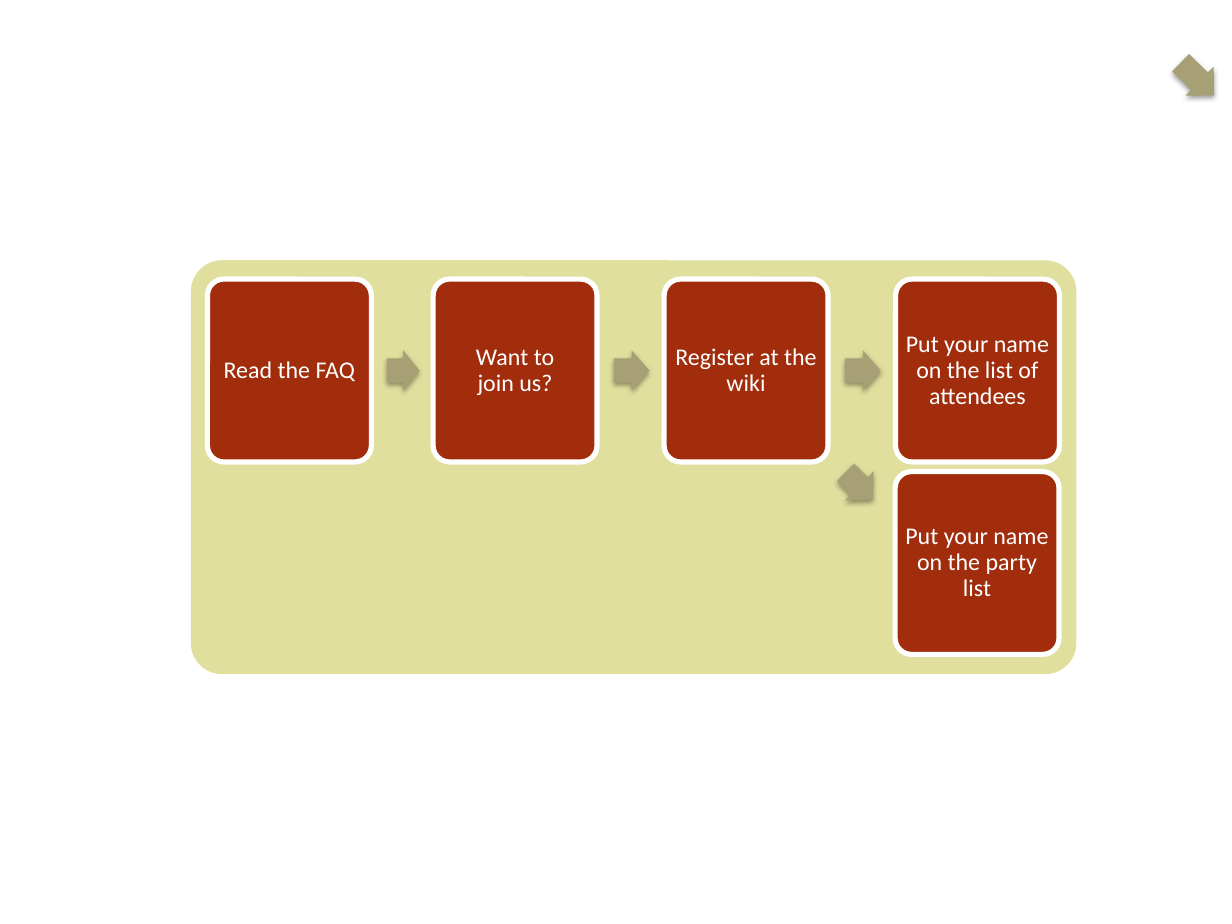
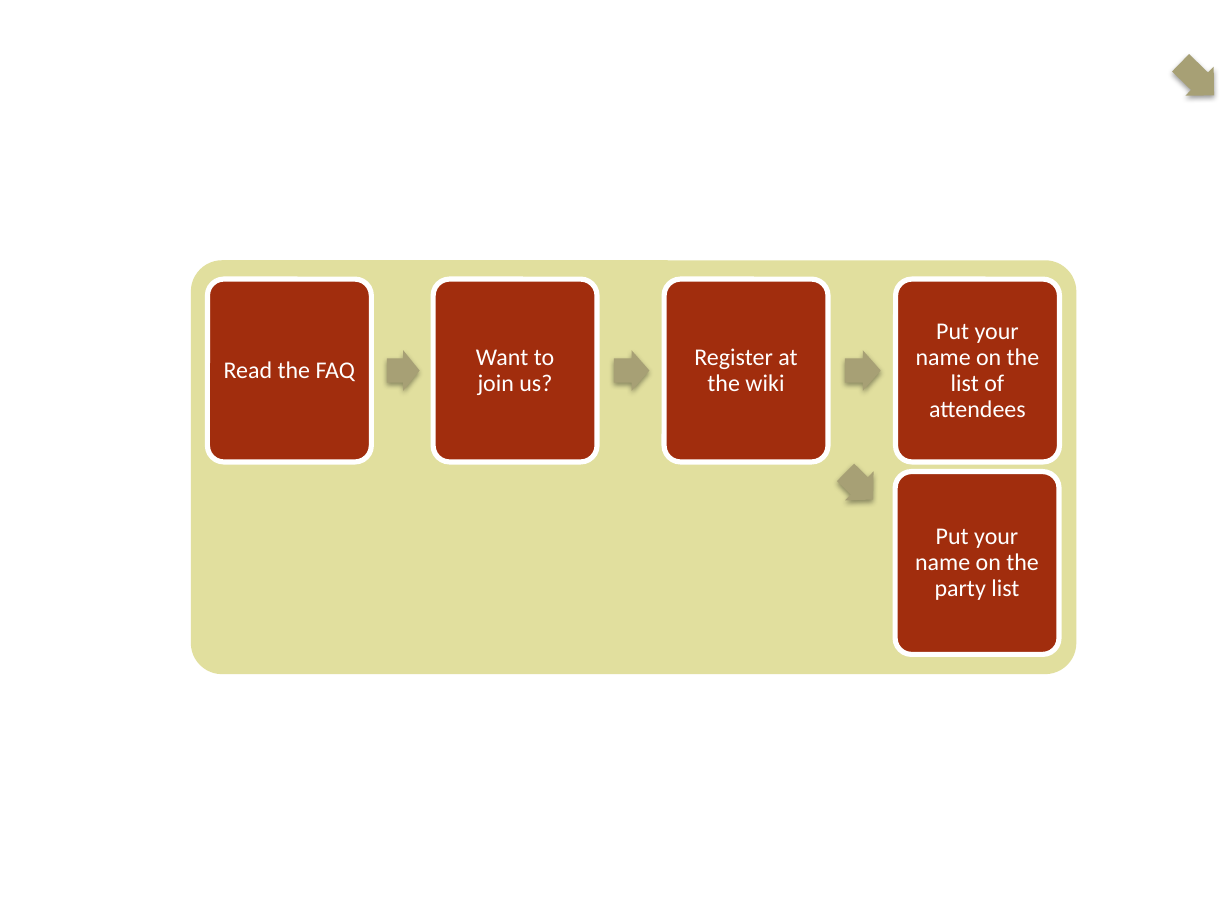
Before and after one commit to agross/netopenspace, a slide deck: slide 5 of source/images/images.pptx. Drawn at 1232x924 pixels with LibreOffice and Linux fonts; fonts in the diff are those of the drawing. Boxes give left, top, right and bottom in pixels: in the first picture for what was removed or moved away, otherwise in the second. Text is boxed around its words. In the diff, an @@ line names an element or a change of style, - is before the commit and + after.

```diff
--- a/source/images/images.pptx
+++ b/source/images/images.pptx
@@ text "Register at the wiki" rewrapped from (675, 348, 817, 391) to (694, 348, 797, 391) @@
@@ text "Put your name on the ..." rewrapped from (906, 336, 1049, 404) to (916, 323, 1040, 417) @@
@@ text "Put your name on the ..." rewrapped from (905, 528, 1048, 596) to (915, 528, 1039, 600) @@
```
Also in this commit, not shown: 6 other slides changed.
